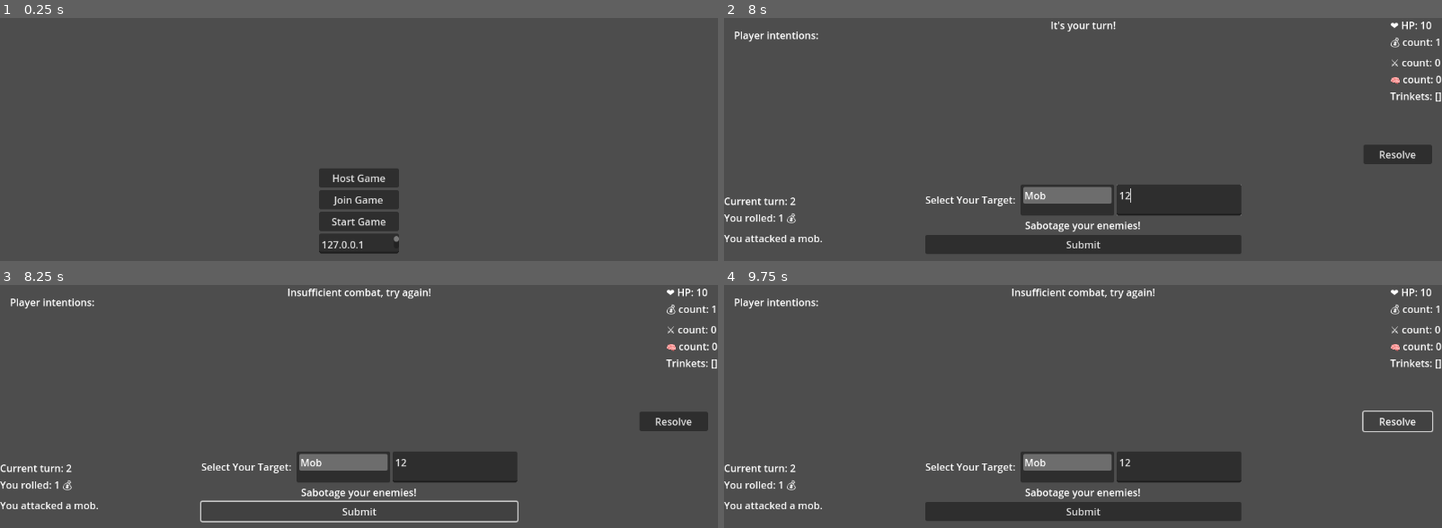
Above: before the commit, frames 1-4 (two rows, left to right).
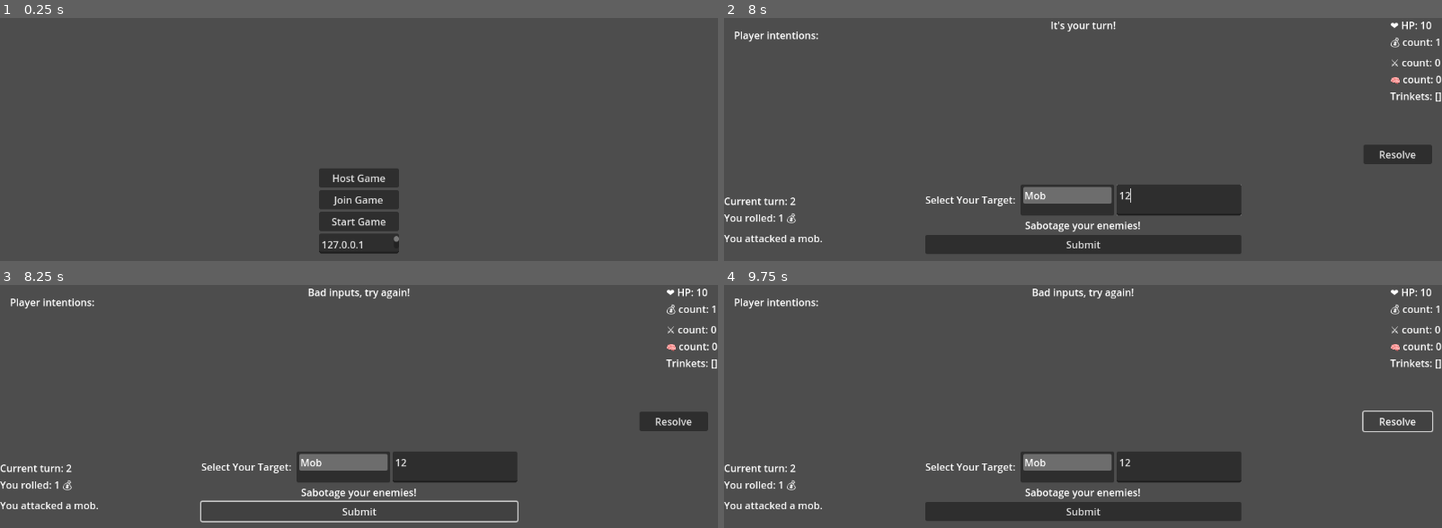
Above: after the commit, the same moments.

Repository: OliverKozul/DiceGame
Game: Godot game, scene res://Scenes/Lobby.tscn
Two runs of this game, one before a commit and one after it. Both use one fixed random seed, a clock stepped at 60 frames per second and the inputs below. The engine's default icon, where the game draws it, is replaced by a stand-in: a white triangle on a blue panel in a dark square.
Inputs (mouse positions are in pixels of both pictures, inside the frame that each line leads up to):
- Up to frame 1 (0.25 s): no input
- Up to frame 2 (8 s): click "Start Game" at 0.5 s; click "Roll Dice" at 1.25 s; click "Skip" at 2 s; click "Skip" at 2.75 s; click "Resolve" at 3.5 s; click "Roll Dice" at 4.25 s; click "Attack Player" at 5 s; click "Attack Mobs" at 5.75 s; click "Resolve" at 6.5 s; click (1176, 200) at 7.27 s; type "12" at 7.35 s
- Up to frame 3 (8.25 s): click "Submit" at 8 s
- Up to frame 4 (9.75 s): click "Submit" at 8.75 s; click "Resolve" at 9.5 s

Frames 1-2 are identical in both runs. In frame 3, 0.4% of the frame differs, in the area x 40-60%, y 1-6%; in frame 4, 0.4%.
Error in both runs: Invalid access to property or key '1' on a base object of type 'Dictionary'. (res://Scripts/PlayerIntentionLabels.gd:20)

Commit message:
Add Trinket and Mob classes with combat roll functionality

Diff:
--- /dev/null
+++ b/Resources/Enemies/RatKing.tres
@@ -0,0 +1,11 @@
+[gd_resource type="Resource" script_class="Mob" load_steps=4 format=3 uid="uid://bp7ja4cf8m23m"]
+
+[ext_resource type="Script" path="res://Scripts/Resources/Trinket.gd" id="1_gcx3s"]
+[ext_resource type="Script" path="res://Scripts/Globals/Mob.gd" id="2_j6tpc"]
+[ext_resource type="Resource" uid="uid://fkovavv5x2k0" path="res://Resources/Trinkets/SharpTooth.tres" id="2_vnc2e"]
+
+[resource]
+script = ExtResource("2_j6tpc")
+name = "Rat King"
+description = "Simple guy."
+drops = Array[ExtResource("1_gcx3s")]([ExtResource("2_vnc2e")])
--- /dev/null
+++ b/Resources/Trinkets/SharpTooth.tres
@@ -0,0 +1,8 @@
+[gd_resource type="Resource" load_steps=2 format=3 uid="uid://fkovavv5x2k0"]
+
+[ext_resource type="Script" path="res://Scripts/Resources/SharpTooth.gd" id="1_ukefx"]
+
+[resource]
+script = ExtResource("1_ukefx")
+name = "SharpTooth"
+description = "Your combat roll is increased by 1."
--- a/Scenes/PlayerUI.tscn
+++ b/Scenes/PlayerUI.tscn
@@ -6,14 +6,15 @@
 [ext_resource type="PackedScene" uid="uid://cf1efqc0qo8fi" path="res://Scenes/TurnInfoLabels.tscn" id="3_6hlt2"]
 [ext_resource type="PackedScene" uid="uid://c65duq8gmsvb8" path="res://Scenes/PlayerIntentionLabels.tscn" id="3_sxb2c"]
 [ext_resource type="PackedScene" uid="uid://dxc0t67il66w8" path="res://Scenes/Shop.tscn" id="4_0jo41"]
-[ext_resource type="Script" path="res://Scripts/RollManager.gd" id="6_v7tih"]
-[ext_resource type="Script" path="res://Scripts/SyncManager.gd" id="7_2063l"]
+[ext_resource type="Script" path="res://Scripts/Managers/RollManager.gd" id="6_v7tih"]
+[ext_resource type="Script" path="res://Scripts/Managers/SyncManager.gd" id="7_2063l"]
 [ext_resource type="PackedScene" uid="uid://ct7solb00s704" path="res://Scenes/CombatDistribution.tscn" id="7_xt1sn"]
-[ext_resource type="Script" path="res://Scripts/TurnManager.gd" id="8_7ajt0"]
-[ext_resource type="Script" path="res://Scripts/ActionManager.gd" id="9_fx54b"]
-[ext_resource type="Script" path="res://Scripts/IntentionManager.gd" id="10_6honh"]
-[ext_resource type="Script" path="res://Scripts/ButtonManager.gd" id="11_jc1uc"]
-[ext_resource type="Script" path="res://Scripts/ResolveManager.gd" id="12_eexj6"]
+[ext_resource type="Script" path="res://Scripts/Managers/TurnManager.gd" id="8_7ajt0"]
+[ext_resource type="Script" path="res://Scripts/Managers/ActionManager.gd" id="9_fx54b"]
+[ext_resource type="Script" path="res://Scripts/Managers/IntentionManager.gd" id="10_6honh"]
+[ext_resource type="Script" path="res://Scripts/Managers/ButtonManager.gd" id="11_jc1uc"]
+[ext_resource type="Script" path="res://Scripts/Managers/ResolveManager.gd" id="12_eexj6"]
+[ext_resource type="Script" path="res://Scripts/Managers/TrinketManager.gd" id="15_ohair"]
 
 [node name="Control" type="Control"]
 layout_mode = 3
@@ -93,3 +94,7 @@
 [node name="ButtonManager" type="Node" parent="PlayerUI"]
 unique_name_in_owner = true
 script = ExtResource("11_jc1uc")
+
+[node name="TrinketManager" type="Node" parent="PlayerUI"]
+unique_name_in_owner = true
+script = ExtResource("15_ohair")
--- a/Scripts/CombatDistribution.gd
+++ b/Scripts/CombatDistribution.gd
@@ -39,7 +39,7 @@
 		elif target == Enums.Target.BOSS:
 			dropdown_target_ui.target_list.add_item("Boss")
 
-		if dropdown_target_ui.target_list.item_count == 1:
+		if dropdown_target_ui and dropdown_target_ui.target_list.item_count == 1:
 			dropdown_target_ui.target_list.select(0)
 
 		var submit_button = Button.new()
@@ -50,6 +50,28 @@
 func _on_submit_button_pressed():
 	var children = combat_distribution_vbox.get_children()
 	var player_id = multiplayer.get_unique_id()
+	var targets = extract_targets(children)
+
+	var combat_total = 0
+	var has_negative = false
+
+	for target in targets:
+		if target[1] < 0:
+			has_negative = true
+
+		combat_total += target[1]
+
+	if (combat_total > Global.player_info[player_id].combat and combat_total != 0) or has_negative:
+		player_ui.current_player_label.text = "Bad inputs, try again!"
+	else:
+		handle_combat(player_id, targets)
+
+		for child in children:
+			child.queue_free()
+
+		player_ui.turn_manager.advance_to_next_player()
+
+func extract_targets(children : Array) -> Array:
 	var targets = []
 
 	for child in children:
@@ -66,42 +88,28 @@
 
 			targets.append([target, combat_taken, "sabotage"])
 
-	var combat_total = 0
-	var has_negative = false
+	return targets
+
+func handle_combat(player_id : int, targets : Array) -> void:
+	player_ui.current_player_label.text = "You attacked the enemy!"
 
 	for target in targets:
-		if target[1] < 0:
-			has_negative = true
+		Global.player_info[player_id].combat -= int(target[1])
+		player_ui.sync_manager.rpc("sync_player_info", player_id, Global.player_info[player_id])
 
-		combat_total += target[1]
+		if target[0] == "Mob":
+			print("You attacked a mob!")
 
-	if combat_total > Global.player_info[player_id].combat and combat_total != 0:
-		player_ui.current_player_label.text = "Insufficient combat, try again!"
-	elif has_negative:
-		player_ui.current_player_label.text = "Negative combat detected, try again!"
-	else:
-		player_ui.current_player_label.text = "You attacked the enemy!"
-		for target in targets:
-			Global.player_info[player_id].combat -= int(target[1])
-			player_ui.sync_manager.rpc("sync_player_info", player_id, Global.player_info[player_id])
+			continue
+		elif target[0] == "Boss":
+			print("You attacked a boss!")
+			continue
 
-			if target[0] == "Mob":
-				print("You attacked a mob!")
-				continue
-			elif target[0] == "Boss":
-				print("You attacked a boss!")
-				continue
+		target[0] = int(target[0])
 
-			target[0] = int(target[0])
+		if target[2] == "sabotage":
+			Global.player_info[target[0]].combat = max(Global.player_info[target[0]].combat - int(target[1]), 0)
+		elif target[2] == "damage":
+			Global.player_info[target[0]].hp = max(Global.player_info[target[0]].hp - int(target[1]), 0)
 
-			if target[2] == "sabotage":
-				Global.player_info[target[0]].combat = max(Global.player_info[target[0]].combat - int(target[1]), 0)
-			elif target[2] == "damage":
-				Global.player_info[target[0]].hp = max(Global.player_info[target[0]].hp - int(target[1]), 0)
-
-			player_ui.sync_manager.rpc("sync_player_info", target[0], Global.player_info[target[0]])
-
-		for child in children:
-			child.queue_free()
-
-		player_ui.turn_manager.advance_to_next_player()
+		player_ui.sync_manager.rpc("sync_player_info", target[0], Global.player_info[target[0]])
--- /dev/null
+++ b/Scripts/Globals/Mob.gd
@@ -0,0 +1,6 @@
+extends Resource
+class_name Mob
+
+@export var name : String = "Unnamed mob."
+@export var description : String = "No description."
+@export var drops : Array[Trinket]
--- a/Scripts/Globals/SignalBus.gd
+++ b/Scripts/Globals/SignalBus.gd
@@ -9,3 +9,5 @@
 
 signal sync_player_info(player_id : int)
 signal sync_roll_result(player_id : int, roll_result : String)
+
+signal _on_combat_roll(player_id : int, combat_amount : int)
--- a/Scripts/ResolveManager.gd
+++ b/Scripts/Managers/ResolveManager.gd
@@ -29,11 +29,13 @@
 
 	Global.players_acted[player_id] = false
 
+@rpc("any_peer", "call_local")
 func show_shop(player_id: int) -> void:
 	if player_id == multiplayer.get_unique_id():
 		player_ui.shop.show()
 	print("Showing shop to player: ", player_id)
 
+@rpc("any_peer", "call_local")
 func perform_skip(player_id: int) -> void:
 	print("Player ", player_id, " is skipping")
 	if player_id == multiplayer.get_unique_id():
--- a/Scripts/RollManager.gd
+++ b/Scripts/Managers/RollManager.gd
@@ -24,13 +24,14 @@
 	match roll_result:
 		"💰":
 			Global.player_info[player_id].gold += Global.player_info[player_id].die_face_values[roll_result]
-			player_ui.status_labels.gold.text = "💰 count: " + str(Global.player_info[player_id].gold)
+			#player_ui.status_labels.gold.text = "💰 count: " + str(Global.player_info[player_id].gold)
 		"🧠":
 			Global.player_info[player_id].cunning += Global.player_info[player_id].die_face_values[roll_result]
-			player_ui.status_labels.cunning.text = "🧠 count: " + str(Global.player_info[player_id].cunning)
+			#player_ui.status_labels.cunning.text = "🧠 count: " + str(Global.player_info[player_id].cunning)
 		"⚔":
-			Global.player_info[player_id].combat += Global.player_info[player_id].die_face_values[roll_result]
-			player_ui.status_labels.combat.text = "⚔ count: " + str(Global.player_info[player_id].combat)
+			SignalBus._on_combat_roll.emit(player_id, Global.player_info[player_id].die_face_values[roll_result])
+			#Global.player_info[player_id].combat += Global.player_info[player_id].die_face_values[roll_result]
+			#player_ui.status_labels.combat.text = "⚔ count: " + str(Global.player_info[player_id].combat)
 
 	Global.players_rolled[player_id] = true  # Mark as rolled
 
--- /dev/null
+++ b/Scripts/Managers/TrinketManager.gd
@@ -0,0 +1,28 @@
+extends Manager
+
+
+var trinkets: Array[Trinket] = []
+
+
+func _ready() -> void:
+	SignalBus.connect("_on_combat_roll", _on_combat_roll)
+
+func add_trinket(trinket : Trinket) -> void:
+	trinkets.append(trinket)
+	if trinket.has_method("on_added"):
+		trinket.on_added(self)  # Allow trinkets to register for events
+
+func remove_trinket(trinket : Trinket) -> void:
+	trinkets.erase(trinket)
+	if trinket.has_method("on_removed"):
+		trinket.on_removed(self)
+
+func _on_combat_roll(player_id : int, combat_amount : int) -> void:
+	if multiplayer.get_unique_id() != player_id:
+		return
+
+	for trinket in trinkets:
+		if trinket.has_method("_on_combat_roll"):
+			combat_amount = trinket._on_combat_roll(player_id)
+
+	Global.player_info[player_id].combat += combat_amount
--- a/Scripts/PlayerUI.gd
+++ b/Scripts/PlayerUI.gd
@@ -15,6 +15,7 @@
 @onready var action_manager = %ActionManager
 @onready var resolve_manager = %ResolveManager
 @onready var button_manager = %ButtonManager
+@onready var trinket_manager = %TrinketManager
 
 var rng = RandomNumberGenerator.new()
 
@@ -56,5 +57,6 @@
 	action_manager.initialize(self)
 	resolve_manager.initialize(self)
 	button_manager.initialize(self)
+	trinket_manager.initialize(self)
 
 	current_player_label.text = "Roll the dice!"
--- /dev/null
+++ b/Scripts/Resources/SharpTooth.gd
@@ -0,0 +1,5 @@
+extends Trinket
+
+
+func _on_combat_roll(combat_amount : int) -> int:
+	return combat_amount + 1
--- /dev/null
+++ b/Scripts/Resources/Trinket.gd
@@ -0,0 +1,5 @@
+extends Resource
+class_name Trinket
+
+@export var name : String = "Unnamed Trinket"
+@export var description : String = "No description."
Not shown: 1 places in Scenes/PlayerUI.tscn that only renumber resources
Renamed: Scripts/ActionManager.gd -> Scripts/Managers/ActionManager.gd
Renamed: Scripts/ButtonManager.gd -> Scripts/Managers/ButtonManager.gd
Renamed: Scripts/IntentionManager.gd -> Scripts/Managers/IntentionManager.gd
Renamed: Scripts/SyncManager.gd -> Scripts/Managers/SyncManager.gd
Renamed: Scripts/TurnManager.gd -> Scripts/Managers/TurnManager.gd
